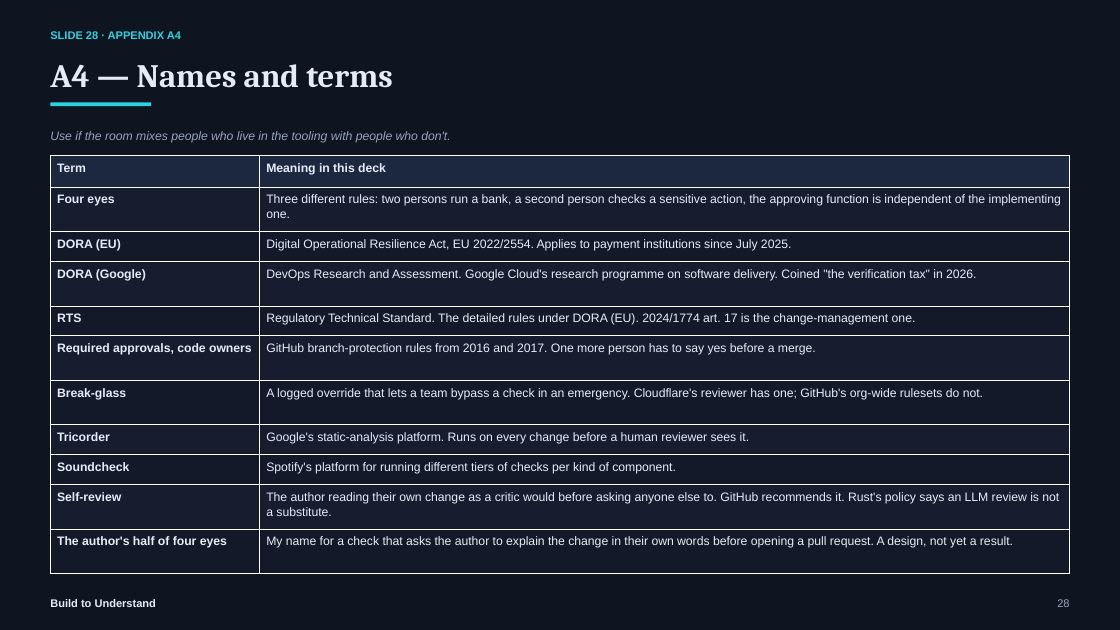
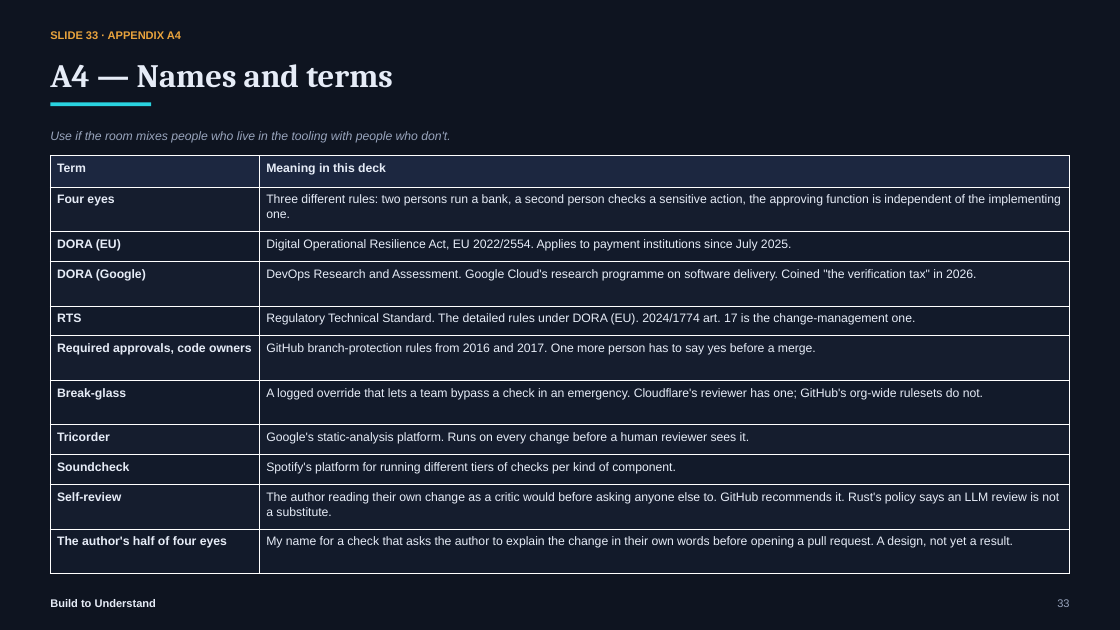
Before and after one commit to svenmalvik/buildtounderstand.org, a slide deck: slide 33 of presentations/what-is-the-second-pair-of-eyes-for.pptx (slide 28 before the commit). Drawn at 1120x630 pixels with LibreOffice and Linux fonts; fonts in the diff are those of the drawing. Boxes give left, top, right and bottom in pixels: in the first picture for what was removed or moved away, otherwise in the second. Text is boxed around its words. In the diff, an @@ line names an element or a change of style, - is before the commit and + after.

```diff
--- a/presentations/what-is-the-second-pair-of-eyes-for.pptx
+++ b/presentations/what-is-the-second-pair-of-eyes-for.pptx
@@ text at (50,31,181,39): text changed; text colour #29D3E0 to #E8A33D @@
-SLIDE 28 · APPENDIX A4
+SLIDE 33 · APPENDIX A4
@@ text at (1057,599,1069,607): text changed @@
-28
+33
```
Also in this commit, not shown: 6 other slides changed, 5 slides added, 4 other files.
